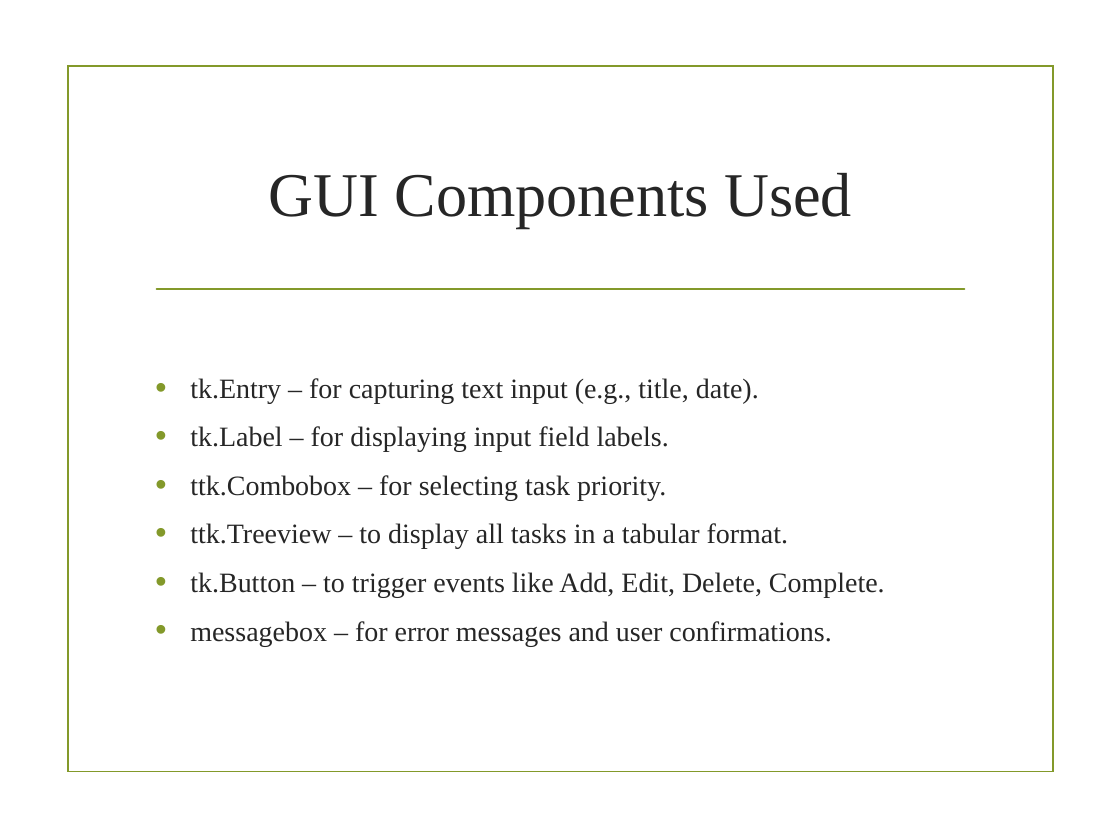
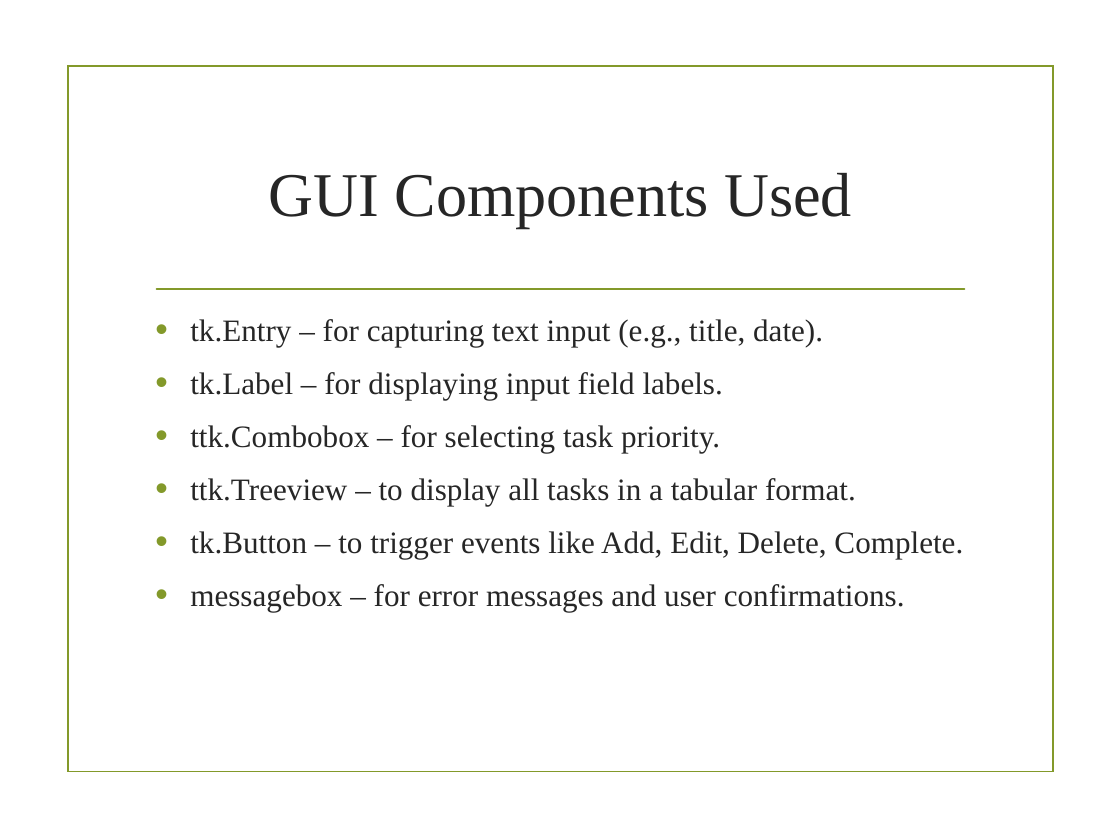
Before and after one commit to etopat/Smart_Task_Manager, a slide deck: slide 8 of Smart_Student_Task_Manager_Presentation.pptx (slide 6 before the commit). Drawn at 1120x840 pixels with LibreOffice and Linux fonts; fonts in the diff are those of the drawing; background and template pictures are left out. Boxes give left, top, right and bottom in pixels: in the first picture for what was removed or moved away, otherwise in the second. Text is boxed around its words. In the diff, an @@ line names an element or a change of style, - is before the commit and + after.

```diff
--- a/Smart_Student_Task_Manager_Presentation.pptx
+++ b/Smart_Student_Task_Manager_Presentation.pptx
@@ text "tk.Entry – for capturing text ..." at bbox=[190, 319, 963, 612]: size 18 to 20 pt @@
```
Also in this commit, not shown: 7 other slides changed, 2 slides added.
